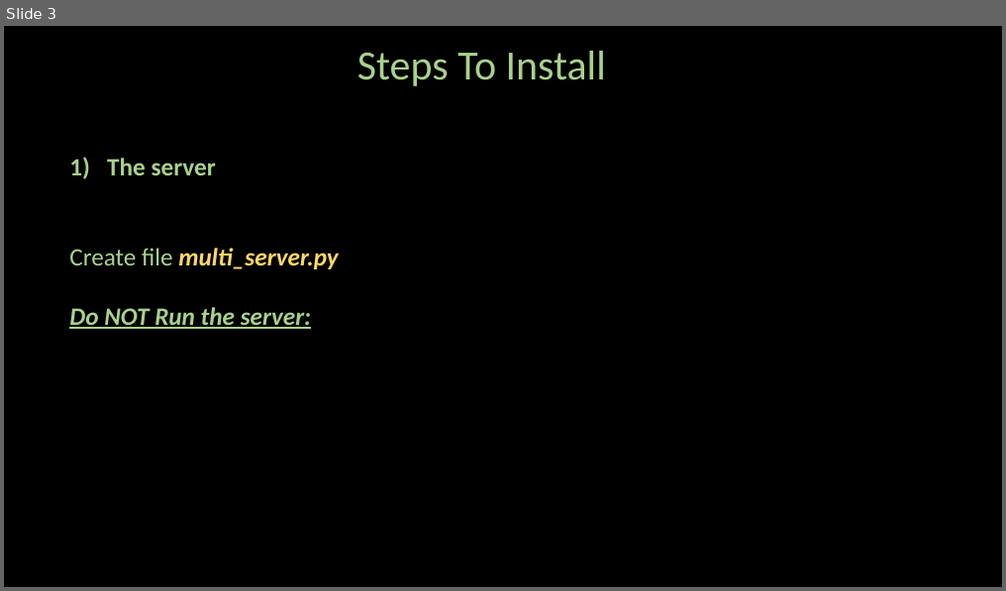
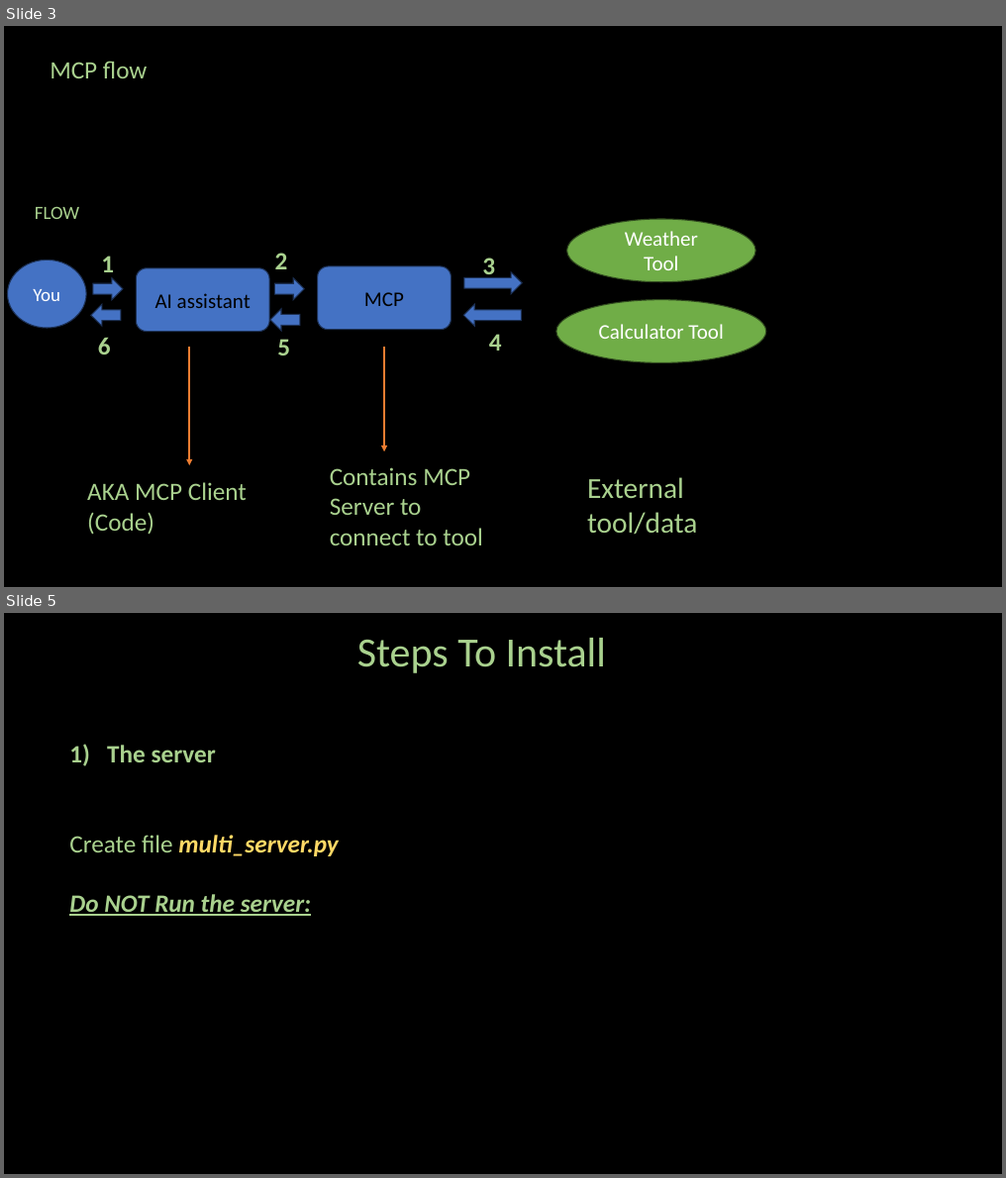
Before and after one commit to ash322ash422/github_loxford_pvt, a slide deck: AgenticAI/7_Advance/MCP/1_getting_started/mcp_weather_calculator/NOTES.pptx. Shown one above the other, each under a label of ours: slide 3 before the commit, slides 3 and 5 after it; the slides between them are not shown. The pictures are 1006x591 and 1006x1178 pixels, drawn with LibreOffice and Linux fonts; fonts in the diff are those of the drawing; background and template pictures are left out. Boxes give left, top, right and bottom in pixels: in the first picture for what was removed or moved away, otherwise in the second. Text is boxed around its words. In the diff, an @@ line names an element or a change of style, - is before the commit and + after.

```diff
--- a/AgenticAI/7_Advance/MCP/1_getting_started/mcp_weather_calculator/NOTES.pptx
+++ b/AgenticAI/7_Advance/MCP/1_getting_started/mcp_weather_calculator/NOTES.pptx
@@ slide 3 added at (4,26,1002,587), background #000000 @@
@@ text added at (50,61,148,78), 24 pt, text #A9D18E @@
+MCP flow
@@ text added at (35,206,79,219), 18 pt, text #A9D18E @@
+FLOW
@@ ellipse added at (567,219,755,282), fill #70AD47, outline #314C1F 1 pt, 20 pt, text #FFFFFF @@
+Weather
+Tool
@@ ellipse added at (8,261,86,329), fill #4472C4, outline #1E3256 1 pt, 18 pt, text #FFFFFF @@
+You
@@ text added at (101,256,114,278), 24 pt, text #A9D18E, bold @@
+1
@@ text added at (275,253,288,270), 24 pt, text #A9D18E, bold @@
+2
@@ text added at (482,258,495,280), 24 pt, text #A9D18E, bold @@
+3
@@ right arrow added at (93,278,123,300), fill #4472C4, outline #1E3256 1 pt @@
@@ rounded rectangle added at (136,269,269,332), fill #4472C4, outline #1E3256 1 pt, 20 pt, text #000000 @@
+AI assistant
@@ right arrow added at (275,278,305,300), fill #4472C4, outline #1E3256 1 pt @@
@@ rounded rectangle added at (318,267,450,329), fill #4472C4, outline #1E3256 1 pt, 20 pt, text #000000 @@
+MCP
@@ right arrow added at (464,273,522,294), fill #4472C4, outline #1E3256 1 pt @@
@@ right arrow added at (91,304,121,326), fill #4472C4, outline #1E3256 1 pt @@
@@ right arrow added at (270,309,300,331), fill #4472C4, outline #1E3256 1 pt @@
@@ right arrow added at (463,304,522,326), fill #4472C4, outline #1E3256 1 pt @@
@@ ellipse added at (556,300,766,363), fill #70AD47, outline #314C1F 1 pt, 20 pt, text #FFFFFF @@
+Calculator Tool
@@ text added at (98,337,111,355), 24 pt, text #A9D18E, bold @@
+6
@@ arrow added from (190, 347) to (190, 467), #ED7D31 1.5 pt @@
@@ text added at (277,339,290,356), 24 pt, text #A9D18E, bold @@
+5
@@ arrow added from (384, 347) to (384, 452), #ED7D31 1.5 pt @@
@@ text added at (489,334,502,351), 24 pt, text #A9D18E, bold @@
+4
@@ text added at (330,468,483,546), 24 pt, text #A9D18E @@
+Contains MCP Server to connect to tool
@@ text added at (87,482,247,535), 24 pt, text #A9D18E @@
+AKA MCP Client
+(Code)
@@ text added at (587,477,697,535), 28 pt, text #A9D18E @@
+External tool/data
@@ what was slide 3 is now slide 5 @@
```
Also in this commit, not shown: 3 slides changed, 9 other slides added, 1 slide removed, 18 other files.
